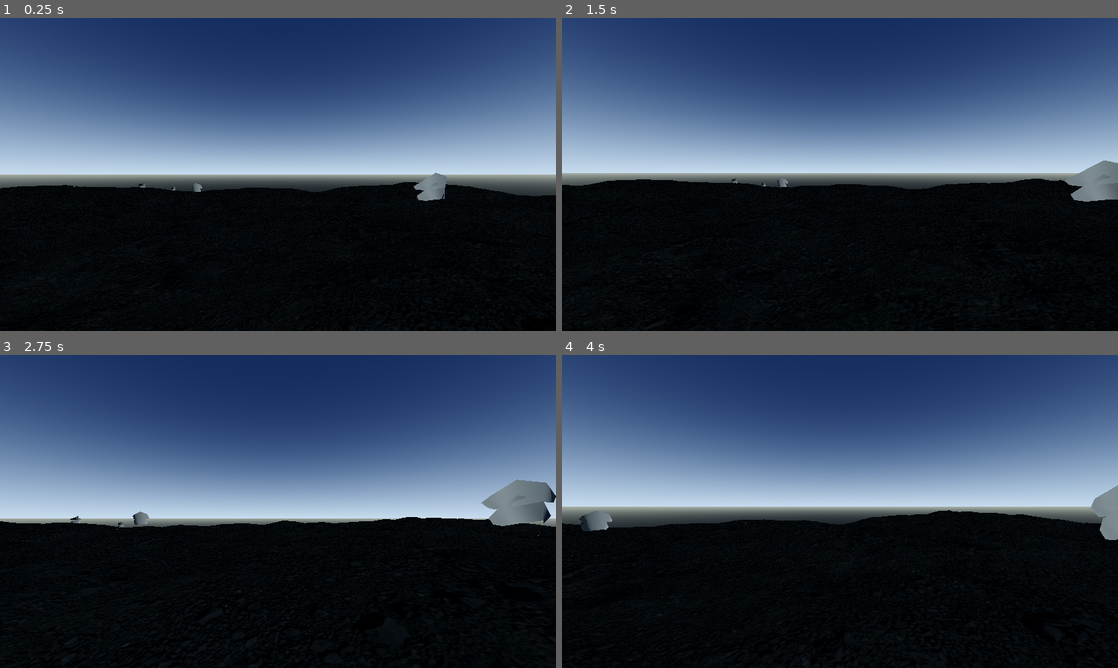
Above: before the commit, frames 1-4 (two rows, left to right).
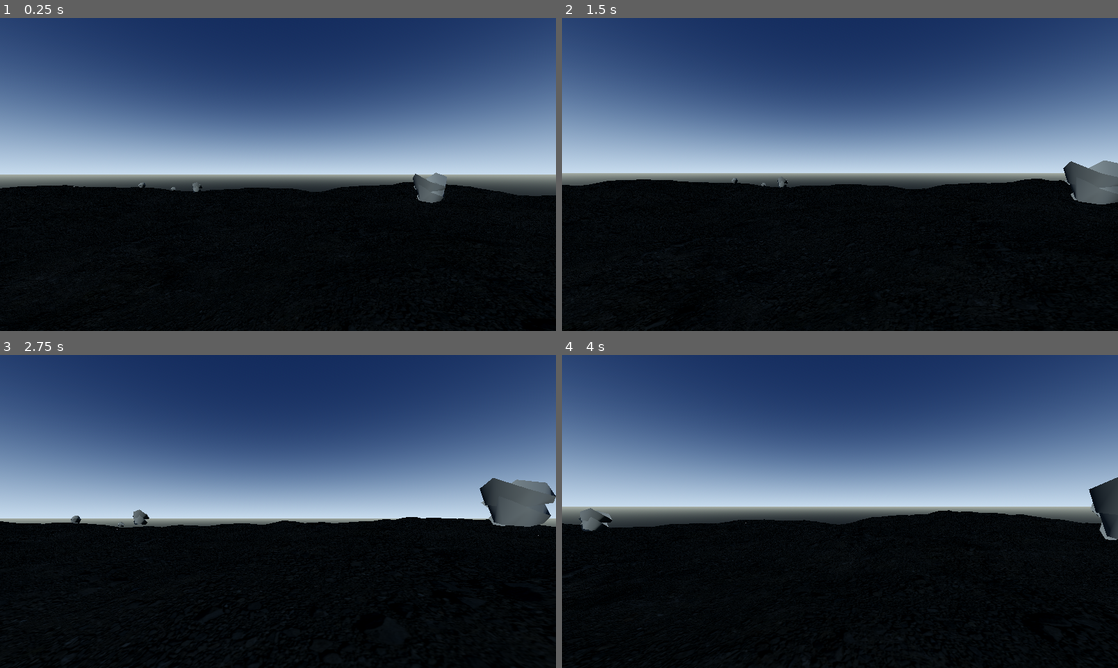
Above: after the commit, the same moments.

Repository: kansation/Space-Exploring-Game
Game: Godot game, scene res://scenes/procedural_terrain.tscn
Two runs of this game, one before a commit and one after it. Both use one fixed random seed, a clock stepped at 60 frames per second and the inputs below.
Inputs (mouse positions are in pixels of both pictures, inside the frame that each line leads up to):
- Up to frame 1 (0.25 s): no input
- Up to frame 2 (1.5 s): tap Enter at 0.5 s; move the mouse to (867, 174) at 0.52 s; hold W (move_forward) from 0.53 s (still down); click (867, 174) at 0.67 s; tap Space (jump) at 0.77 s; move the mouse to (812, 174) at 1.27 s
- Up to frame 3 (2.75 s): keep holding W (move_forward); tap Space (jump) at 1.52 s; move the mouse to (289, 505) at 2.02 s
- Up to frame 4 (4 s): keep holding W (move_forward); move the mouse to (834, 517) at 2.77 s; click (834, 517) at 2.92 s; tap Space (jump) at 3.02, 3.77 s; move the mouse to (878, 514) at 3.52 s

The runs differ from the first frame. In frame 1, 0.3% of the frame differs, in the area x 24-81%, y 49-60%; in frame 2, 0.9%; in frame 3, 1.2%, in the area x 12-100%, y 39-55%; in frame 4, 0.8%.

Commit message:
Keep irregular rock faces visible

Diff:
--- a/game/scripts/procedural_terrain.gd
+++ b/game/scripts/procedural_terrain.gd
@@ -88,6 +88,7 @@
 	var rock_material := StandardMaterial3D.new()
 	rock_material.albedo_color = Color(0.3, 0.31, 0.29, 1.0)
 	rock_material.roughness = 1.0
+	rock_material.cull_mode = BaseMaterial3D.CULL_DISABLED
 	var rock_meshes: Array[Mesh] = [
 		_make_rock_mesh(rock_material, 7, 0.58, 0.7, 0.34),
 		_make_rock_mesh(rock_material, 8, 0.52, 0.62, 0.42),
